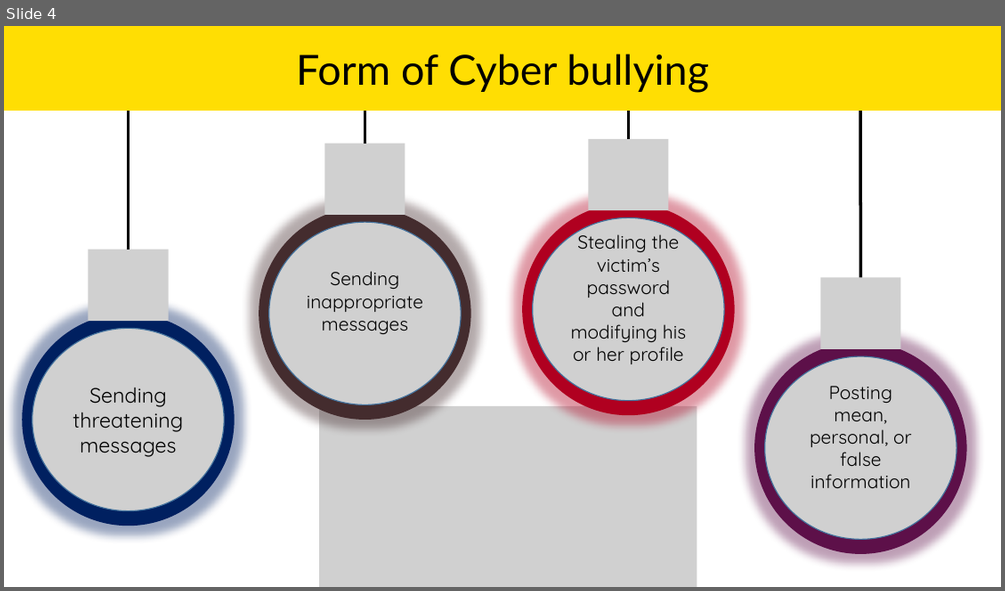
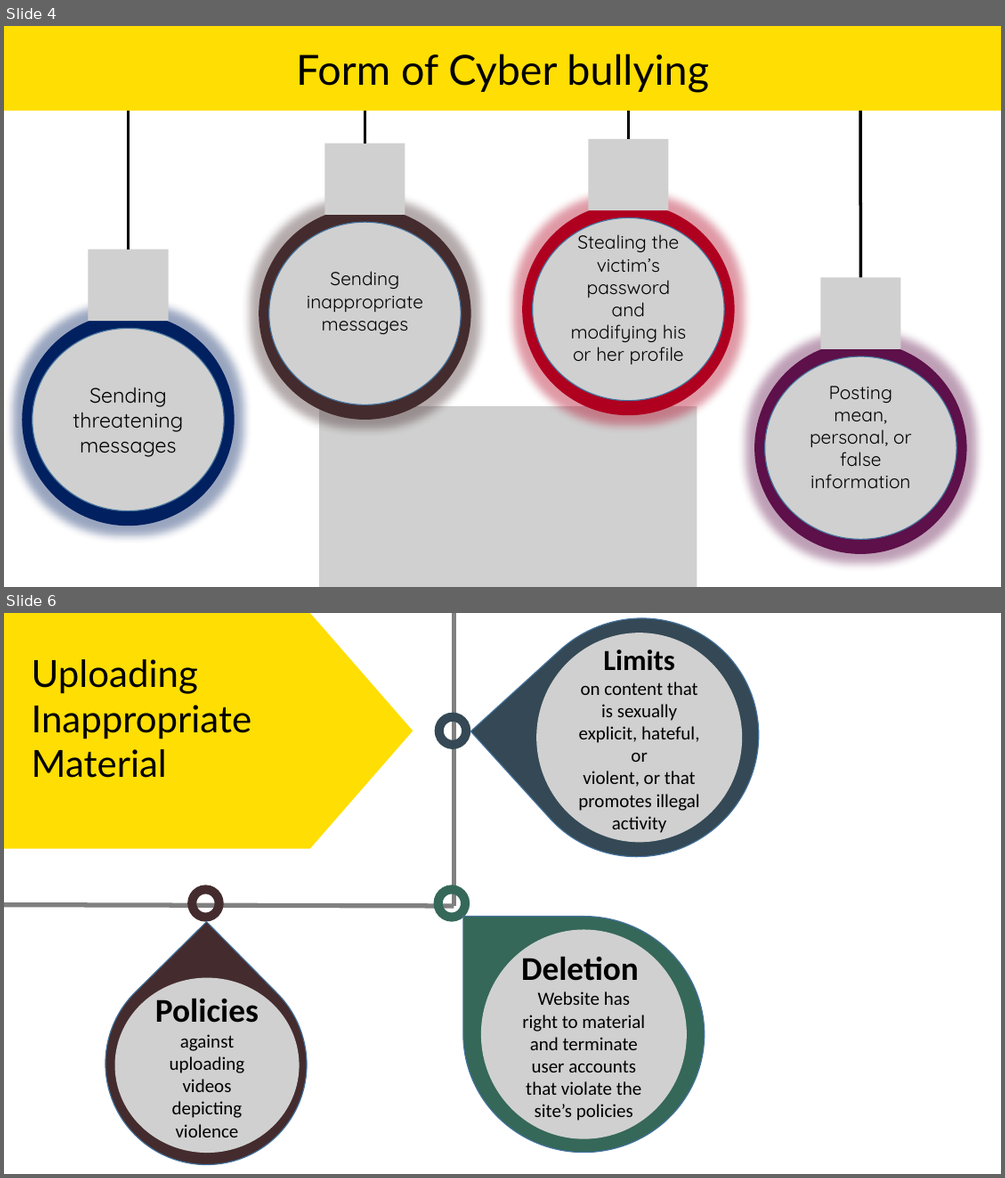
Before and after one commit to atiqahammed/6th-semester, a slide deck: 603-ET/social networking ethical issues.pptx. Shown one above the other, each under a label of ours: slide 4 before the commit, slides 4 and 6 after it; the slides between them are not shown. The pictures are 1005x591 and 1005x1178 pixels, drawn with LibreOffice and Linux fonts; fonts in the diff are those of the drawing; grey boxes stand for pictures; background and template pictures are left out. Boxes give left, top, right and bottom in pixels: in the first picture for what was removed or moved away, otherwise in the second. Text is boxed around its words. In the diff, an @@ line names an element or a change of style, - is before the commit and + after.

```diff
--- a/603-ET/social networking ethical issues.pptx
+++ b/603-ET/social networking ethical issues.pptx
@@ slide 6 added at (4, 613, 1001, 1174), background picture (left out) @@
@@ flow chart preparation added at (4, 613, 413, 849), fill #FFDE03 @@
@@ line added from (454, 613) to (454, 906), #808080 4.5 pt @@
@@ teardrop added at (471, 613, 809, 906), fill #344955, outline #43739E 1 pt @@
@@ picture added at (536, 633, 742, 842), 18 pt, text #000000 @@
+Limits
+on content that is sexually explicit, hateful, or
+violent, or that promotes illegal activity
@@ text added at (32, 659, 252, 778), 36 pt, text #000000 @@
+Uploading
+Inappropriate
+Material
@@ donut added at (435, 713, 470, 749), fill #344955 @@
@@ line added from (4, 905) to (454, 906), #808080 4.5 pt @@
@@ donut added at (187, 885, 223, 922), fill #442C2E @@
@@ donut added at (434, 885, 469, 922), fill #356859 @@
@@ teardrop added at (64, 922, 348, 1174), fill #442C2E, outline #43739E 1 pt @@
@@ teardrop added at (464, 916, 704, 1152), fill #356859, outline #43739E 1 pt @@
@@ picture added at (481, 929, 687, 1139), 18 pt, text #000000 @@
+Deletion
+Website has right to material and terminate user accounts that violate the site’s policies
@@ picture added at (114, 978, 299, 1153), 18 pt, text #000000 @@
+Policies
+against uploading videos depicting violence
```
Also in this commit, not shown: 1 slide changed, 3 other slides added, 1 slide removed, 12 other files.
